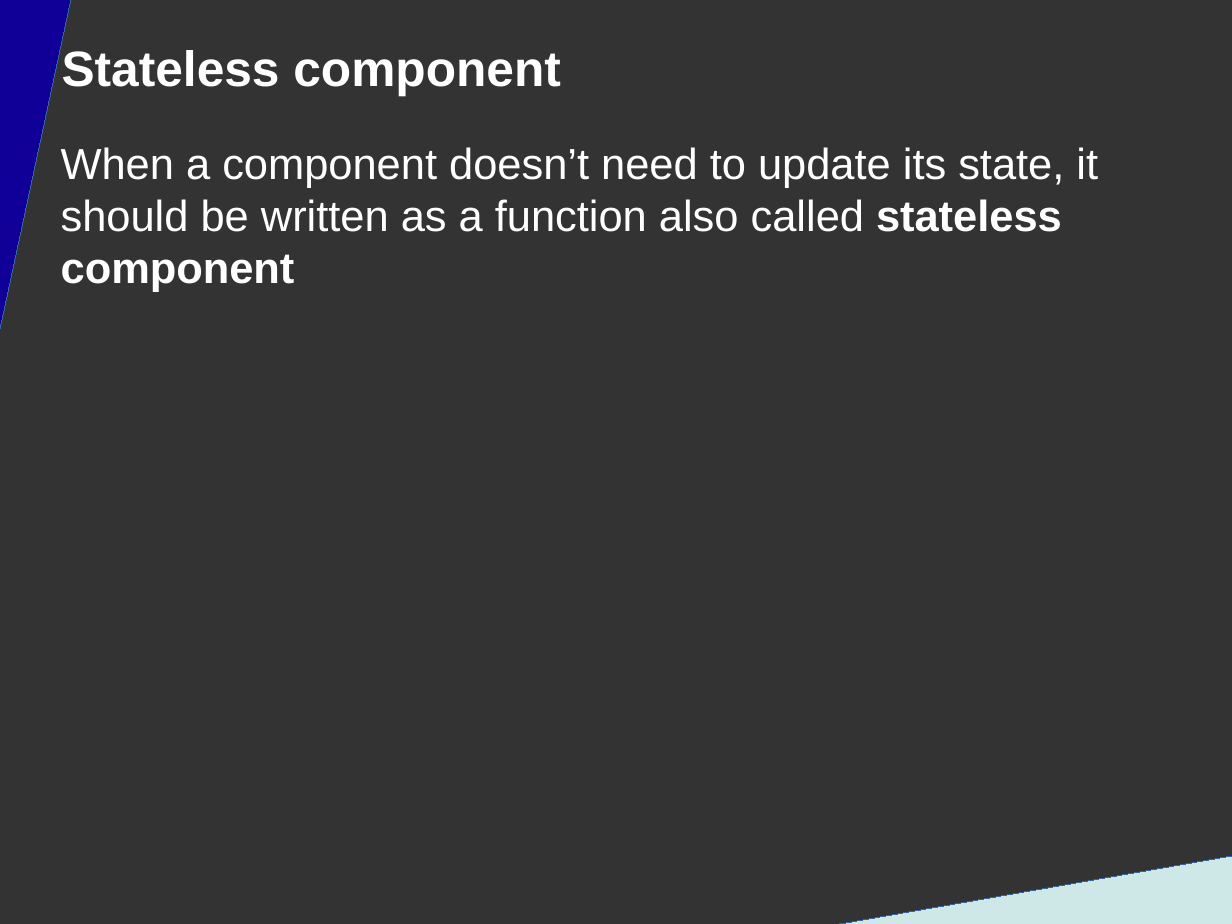
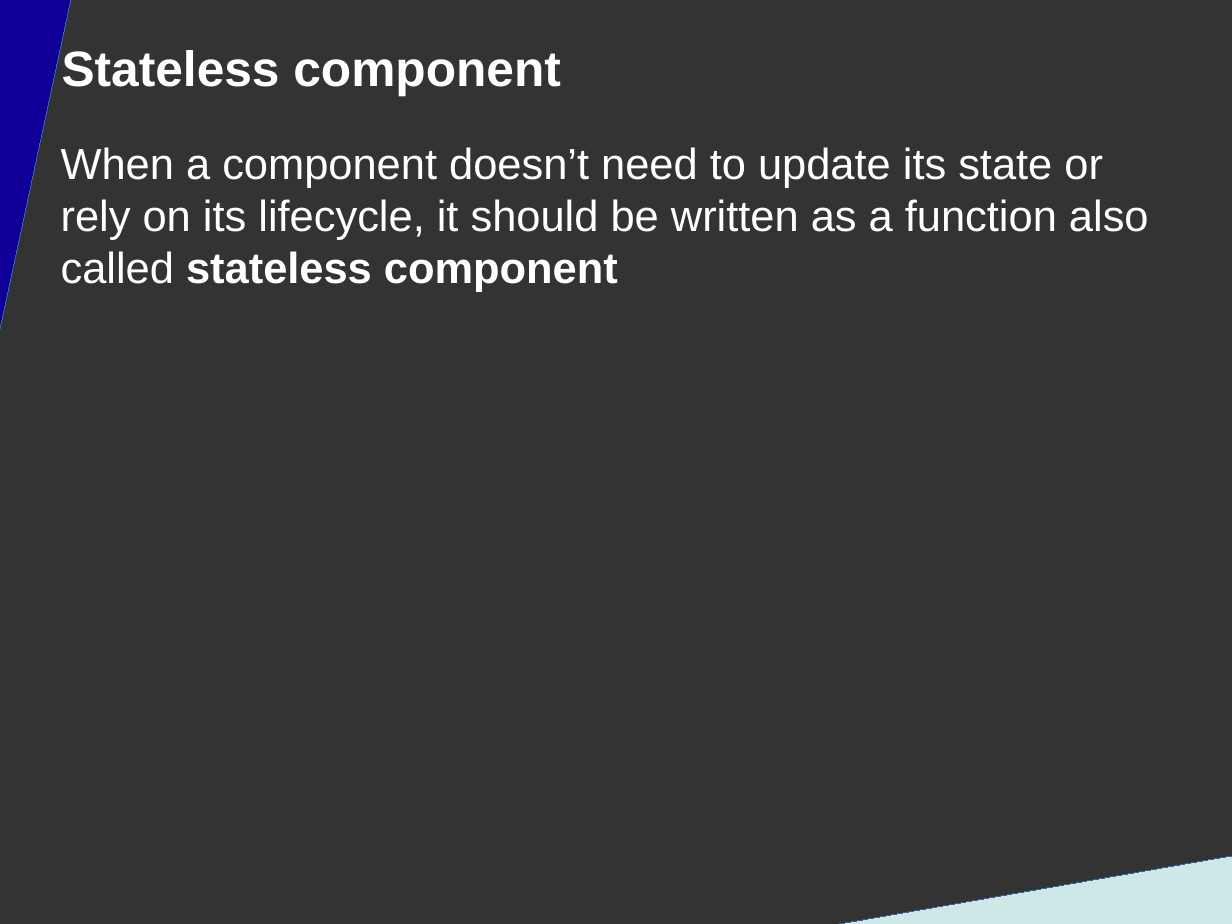
Before and after one commit to DanYellow/presentations, a slide deck: slide 34 of react-redux-101/presentation.odp. Drawn at 1232x924 pixels with LibreOffice and Linux fonts; fonts in the diff are those of the drawing. Boxes give left, top, right and bottom in pixels: in the first picture for what was removed or moved away, otherwise in the second. Text is boxed around its words. In the diff, an @@ line names an element or a change of style, - is before the commit and + after.

```diff
--- a/react-redux-101/presentation.odp
+++ b/react-redux-101/presentation.odp
@@ title at box(61, 147, 1149, 292): text changed @@
-When a component doesn’t need to update its state, it should be written as a function also called stateless component
+When a component doesn’t need to update its state or rely on its lifecycle, it should be written as a function also called stateless component
```
Also in this commit, not shown: 5 other slides changed, 4 slides added, 2 slides removed, 1 other file.
